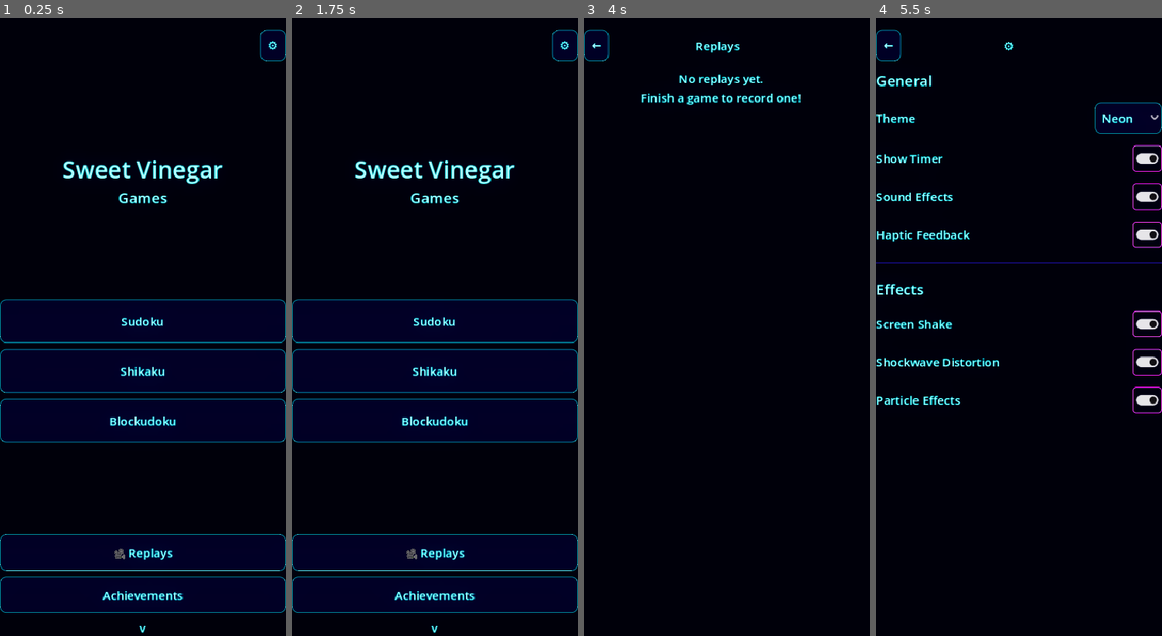
Above: before the commit, frames 1-4 (left to right).
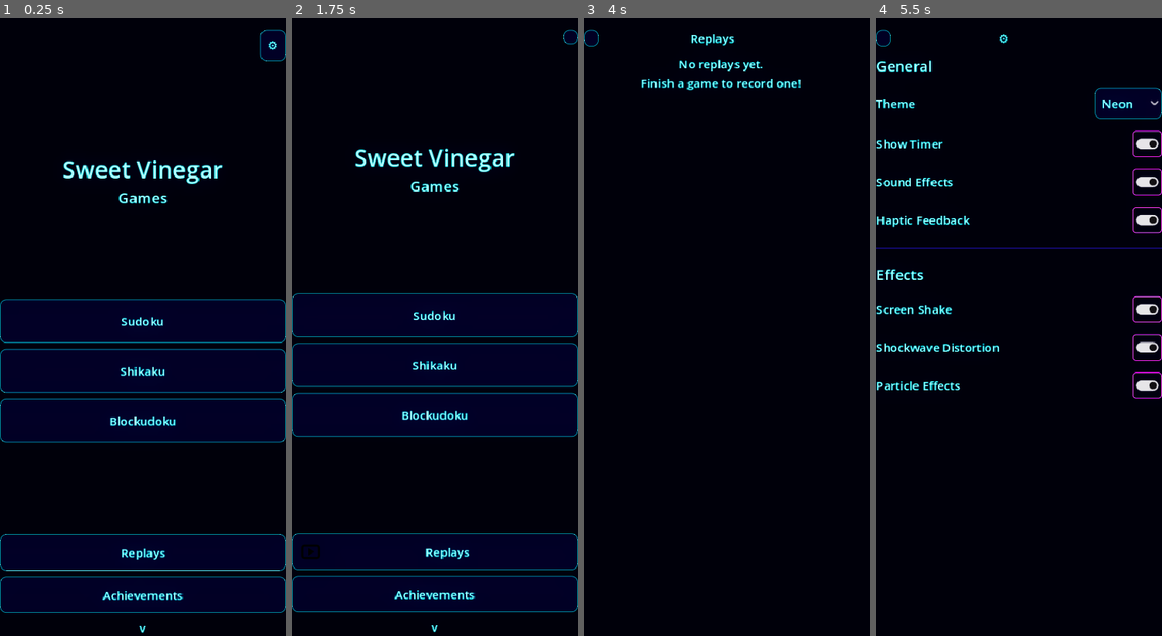
Above: after the commit, the same moments.

Repository: mchambers-mojang/sweet-vinegar-games
Game: Godot game, scene res://scenes/game_picker.tscn
Two runs of this game, one before a commit and one after it. Both use one fixed random seed, a clock stepped at 60 frames per second and the inputs below.
Inputs (mouse positions are in pixels of both pictures, inside the frame that each line leads up to; where the layout moved, square brackets give the same spot in the first picture):
- Up to frame 1 (0.25 s): no input
- Up to frame 2 (1.75 s): click "🎥 Replays" (after the commit: "Replays") at 0.5 s; click (300, 36) [303, 42] at 1.25 s
- Up to frame 3 (4 s): click "🎥 Replays" (after the commit: "Replays") at 2 s; click (592, 36) [595, 42] at 2.75 s; click "🎥 Replays" (after the commit: "Replays") at 3.5 s
- Up to frame 4 (5.5 s): click (884, 36) [887, 42] at 4.25 s; click (1153, 36) [1150, 42] at 5 s

The runs differ from the first frame. In frame 1, 0.2% of the frame differs, in the area x 40-61%, y 85-88%; in frame 2, 11%, in the area x 0-100%, y 1-100%; in frame 3, 2.0%; in frame 4, 7.8%.

Commit message:
feat: Replace emoji buttons with SVG icons for iOS compatibility
Emojis don't render in Godot's default font on iOS. Added SVG icon
assets (back, undo, redo, settings, play, pause, replays) and an
IconManager autoload that auto-replaces emoji button text with proper
icon textures via the node_added signal.

Co-authored-by: Copilot <223556219+Copilot@users.noreply.github.com>

Diff:
--- /dev/null
+++ b/assets/icons/back.svg
@@ -0,0 +1,3 @@
+<svg xmlns="http://www.w3.org/2000/svg" width="32" height="32" viewBox="0 0 32 32">
+  <path d="M20 6 L10 16 L20 26" stroke="currentColor" stroke-width="3" fill="none" stroke-linecap="round" stroke-linejoin="round"/>
+</svg>
--- /dev/null
+++ b/assets/icons/pause.svg
@@ -0,0 +1,4 @@
+<svg xmlns="http://www.w3.org/2000/svg" width="32" height="32" viewBox="0 0 32 32">
+  <rect x="8" y="6" width="5" height="20" rx="1" fill="currentColor"/>
+  <rect x="19" y="6" width="5" height="20" rx="1" fill="currentColor"/>
+</svg>
--- /dev/null
+++ b/assets/icons/play.svg
@@ -0,0 +1,3 @@
+<svg xmlns="http://www.w3.org/2000/svg" width="32" height="32" viewBox="0 0 32 32">
+  <polygon points="10,6 26,16 10,26" fill="currentColor"/>
+</svg>
--- /dev/null
+++ b/assets/icons/redo.svg
@@ -0,0 +1,4 @@
+<svg xmlns="http://www.w3.org/2000/svg" width="32" height="32" viewBox="0 0 32 32">
+  <path d="M22 8 L26 12 L22 16" stroke="currentColor" stroke-width="2.5" fill="none" stroke-linecap="round" stroke-linejoin="round"/>
+  <path d="M26 12 H12 A6 6 0 0 0 6 18 A6 6 0 0 0 12 24 H18" stroke="currentColor" stroke-width="2.5" fill="none" stroke-linecap="round"/>
+</svg>
--- /dev/null
+++ b/assets/icons/replays.svg
@@ -0,0 +1,4 @@
+<svg xmlns="http://www.w3.org/2000/svg" width="32" height="32" viewBox="0 0 32 32">
+  <rect x="4" y="7" width="24" height="18" rx="3" stroke="currentColor" stroke-width="2.5" fill="none"/>
+  <polygon points="13,11 13,21 22,16" fill="currentColor"/>
+</svg>
--- /dev/null
+++ b/assets/icons/settings.svg
@@ -0,0 +1,4 @@
+<svg xmlns="http://www.w3.org/2000/svg" width="32" height="32" viewBox="0 0 32 32">
+  <circle cx="16" cy="16" r="5" stroke="currentColor" stroke-width="2.5" fill="none"/>
+  <path d="M16 3v4M16 25v4M3 16h4M25 16h4M7.1 7.1l2.8 2.8M22.1 22.1l2.8 2.8M7.1 24.9l2.8-2.8M22.1 9.9l2.8-2.8" stroke="currentColor" stroke-width="2.5" stroke-linecap="round"/>
+</svg>
--- /dev/null
+++ b/assets/icons/undo.svg
@@ -0,0 +1,4 @@
+<svg xmlns="http://www.w3.org/2000/svg" width="32" height="32" viewBox="0 0 32 32">
+  <path d="M10 8 L6 12 L10 16" stroke="currentColor" stroke-width="2.5" fill="none" stroke-linecap="round" stroke-linejoin="round"/>
+  <path d="M6 12 H20 A6 6 0 0 1 26 18 A6 6 0 0 1 20 24 H14" stroke="currentColor" stroke-width="2.5" fill="none" stroke-linecap="round"/>
+</svg>
--- a/project.godot
+++ b/project.godot
@@ -36,6 +36,7 @@
 SafeAreaManager="*res://scripts/autoload/safe_area_manager.gd"
 DragEffect="*res://scripts/effects/drag_effect.gd"
 DebugOverlay="*res://scripts/autoload/debug_overlay.gd"
+IconManager="*res://scripts/autoload/icon_manager.gd"
 
 [debug]
 
--- a/scenes/game_picker.tscn
+++ b/scenes/game_picker.tscn
@@ -90,7 +90,7 @@
 unique_name_in_owner = true
 layout_mode = 2
 custom_minimum_size = Vector2(0, 50)
-text = "🎥 Replays"
+text = "Replays"
 
 [node name="AchievementsButton" type="Button" parent="MarginContainer/VBoxContainer"]
 unique_name_in_owner = true
--- /dev/null
+++ b/scripts/autoload/icon_manager.gd
@@ -0,0 +1,63 @@
+extends Node
+
+## Preloads SVG icons and provides them for button setup.
+## Automatically applies icons to buttons with emoji text when scenes load.
+
+var _icons: Dictionary = {}
+
+const ICON_PATHS := {
+	"back": "res://assets/icons/back.svg",
+	"undo": "res://assets/icons/undo.svg",
+	"redo": "res://assets/icons/redo.svg",
+	"settings": "res://assets/icons/settings.svg",
+	"play": "res://assets/icons/play.svg",
+	"pause": "res://assets/icons/pause.svg",
+	"replays": "res://assets/icons/replays.svg",
+}
+
+# Map from emoji text to icon name
+const TEXT_TO_ICON := {
+	"←": "back",
+	"↺": "undo",
+	"↻": "redo",
+	"⚙": "settings",
+	"▶": "play",
+	"⏸": "pause",
+}
+
+
+func _ready() -> void:
+	for key in ICON_PATHS:
+		var tex := load(ICON_PATHS[key]) as Texture2D
+		if tex:
+			_icons[key] = tex
+	get_tree().node_added.connect(_on_node_added)
+
+
+func _on_node_added(node: Node) -> void:
+	if node is Button:
+		_try_apply_icon(node as Button)
+
+
+func _try_apply_icon(button: Button) -> void:
+	var text := button.text.strip_edges()
+	if text in TEXT_TO_ICON:
+		apply_icon(button, TEXT_TO_ICON[text])
+	elif text == "Replays":
+		apply_icon(button, "replays", true)
+
+
+func get_icon(icon_name: String) -> Texture2D:
+	return _icons.get(icon_name, null)
+
+
+func apply_icon(button: Button, icon_name: String, show_text: bool = false) -> void:
+	var tex := get_icon(icon_name)
+	if tex:
+		button.icon = tex
+		button.expand_icon = true
+		button.icon_alignment = HORIZONTAL_ALIGNMENT_CENTER
+		if not show_text:
+			button.text = ""
+		else:
+			button.icon_alignment = HORIZONTAL_ALIGNMENT_LEFT
--- a/scripts/blockudoku/blockudoku_game_screen.gd
+++ b/scripts/blockudoku/blockudoku_game_screen.gd
@@ -564,7 +564,7 @@
 	dialog.dialog_text = "Score: %d\nTurns: %d" % [score, turns]
 	dialog.ok_button_text = "Play Again"
 	dialog.add_button("Menu", true, "menu")
-	dialog.add_button("🎥", true, "bookmark")
+	dialog.add_button("Save Replay", true, "bookmark")
 	dialog.min_size = Vector2i(300, 0)
 	dialog.max_size = Vector2i(int(get_viewport_rect().size.x * 0.9), 600)
 	add_child(dialog)
--- a/scripts/replays/blockudoku_replay_viewer.gd
+++ b/scripts/replays/blockudoku_replay_viewer.gd
@@ -129,5 +129,6 @@
 func _update_ui() -> void:
 	var total := _frames.size()
 	progress_label.text = "%d / %d" % [_current_frame, total]
-	play_button.text = "⏸" if _playing else "▶"
+	play_button.text = ""
+	IconManager.apply_icon(play_button, "pause" if _playing else "play")
 	score_label.text = "Move %d" % _current_frame
--- a/scripts/replays/replays_screen.gd
+++ b/scripts/replays/replays_screen.gd
@@ -41,7 +41,7 @@
 			recent.append(replay)
 
 	if not bookmarked.is_empty():
-		_add_section_header("🎥 Bookmarked")
+		_add_section_header("Bookmarked")
 		bookmarked.reverse()
 		for replay in bookmarked:
 			_add_replay_row(replay)
@@ -95,7 +95,7 @@
 	row.add_child(info)
 
 	var title := Label.new()
-	var bookmark_prefix := "🎥 " if is_bookmarked else ""
+	var bookmark_prefix := "[Saved] " if is_bookmarked else ""
 	title.text = "%s%s — %s" % [bookmark_prefix, game_mode.capitalize(), outcome]
 	title.add_theme_font_size_override("font_size", 16)
 	info.add_child(title)
--- a/scripts/replays/shikaku_replay_viewer.gd
+++ b/scripts/replays/shikaku_replay_viewer.gd
@@ -132,5 +132,6 @@
 func _update_ui() -> void:
 	var total := _frames.size()
 	progress_label.text = "%d / %d" % [_current_frame, total]
-	play_button.text = "⏸" if _playing else "▶"
+	play_button.text = ""
+	IconManager.apply_icon(play_button, "pause" if _playing else "play")
 	info_label.text = "Move %d" % _current_frame
--- a/scripts/replays/sudoku_replay_viewer.gd
+++ b/scripts/replays/sudoku_replay_viewer.gd
@@ -133,5 +133,6 @@
 func _update_ui() -> void:
 	var total := _frames.size()
 	progress_label.text = "%d / %d" % [_current_frame, total]
-	play_button.text = "⏸" if _playing else "▶"
+	play_button.text = ""
+	IconManager.apply_icon(play_button, "pause" if _playing else "play")
 	info_label.text = "Move %d" % _current_frame
--- a/scripts/shikaku/shikaku_game_screen.gd
+++ b/scripts/shikaku/shikaku_game_screen.gd
@@ -382,7 +382,7 @@
 		dialog.dialog_text += "\nHints used: %d" % hints_used
 	dialog.ok_button_text = "Play Again"
 	dialog.add_button("Menu", true, "menu")
-	dialog.add_button("🎥", true, "bookmark")
+	dialog.add_button("Save Replay", true, "bookmark")
 	dialog.min_size = Vector2i(300, 0)
 	dialog.max_size = Vector2i(int(get_viewport_rect().size.x * 0.9), 600)
 	add_child(dialog)
--- a/scripts/sudoku/sudoku_game_screen.gd
+++ b/scripts/sudoku/sudoku_game_screen.gd
@@ -949,7 +949,7 @@
 		dialog.dialog_text += "\nHints used: %d" % hints_used
 	dialog.ok_button_text = "Play Again"
 	dialog.add_button("Menu", true, "menu")
-	dialog.add_button("🎥", true, "bookmark")
+	dialog.add_button("Save Replay", true, "bookmark")
 	dialog.max_size = Vector2i(int(get_viewport_rect().size.x * 0.9), 600)
 	add_child(dialog)
 	dialog.popup_centered()
